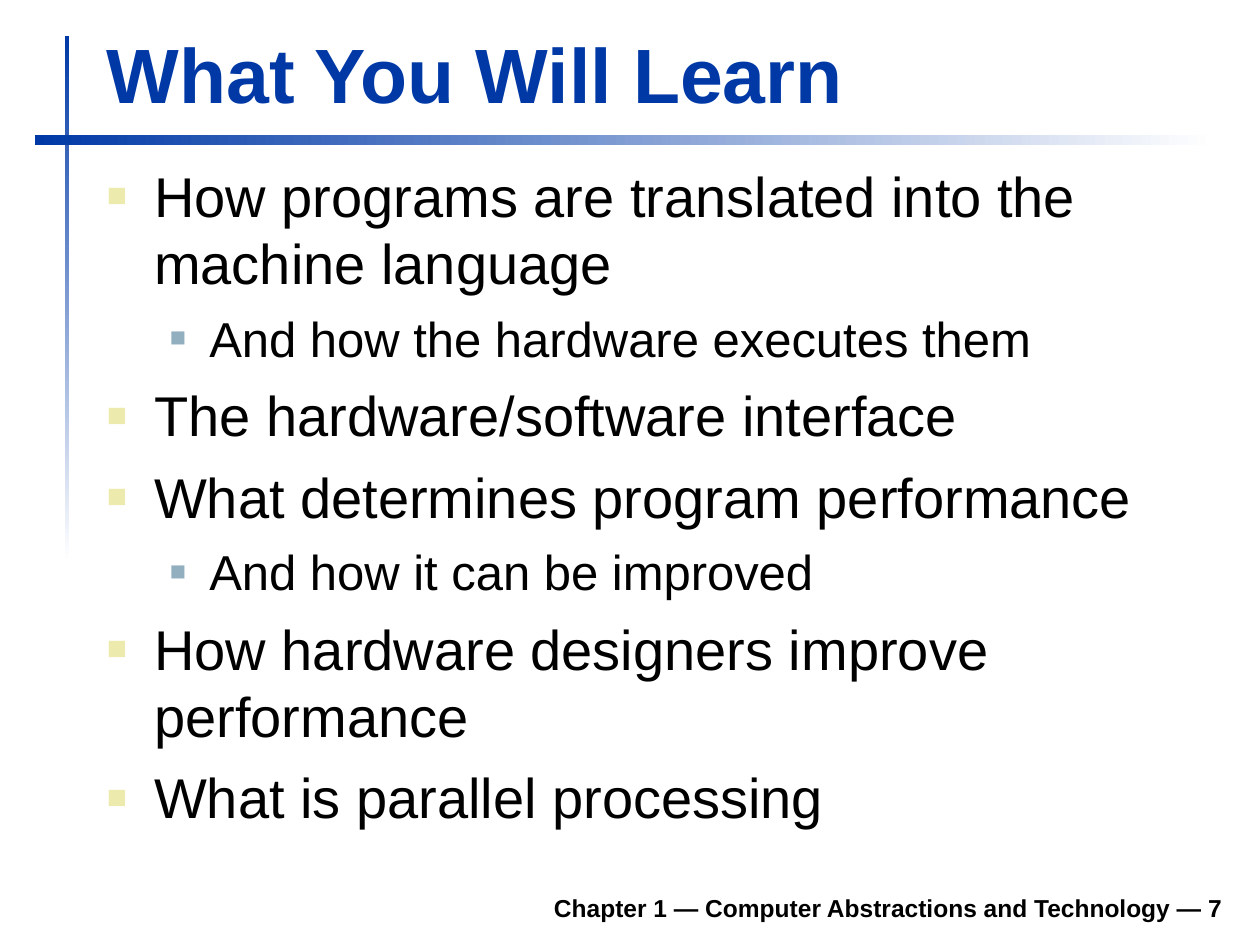
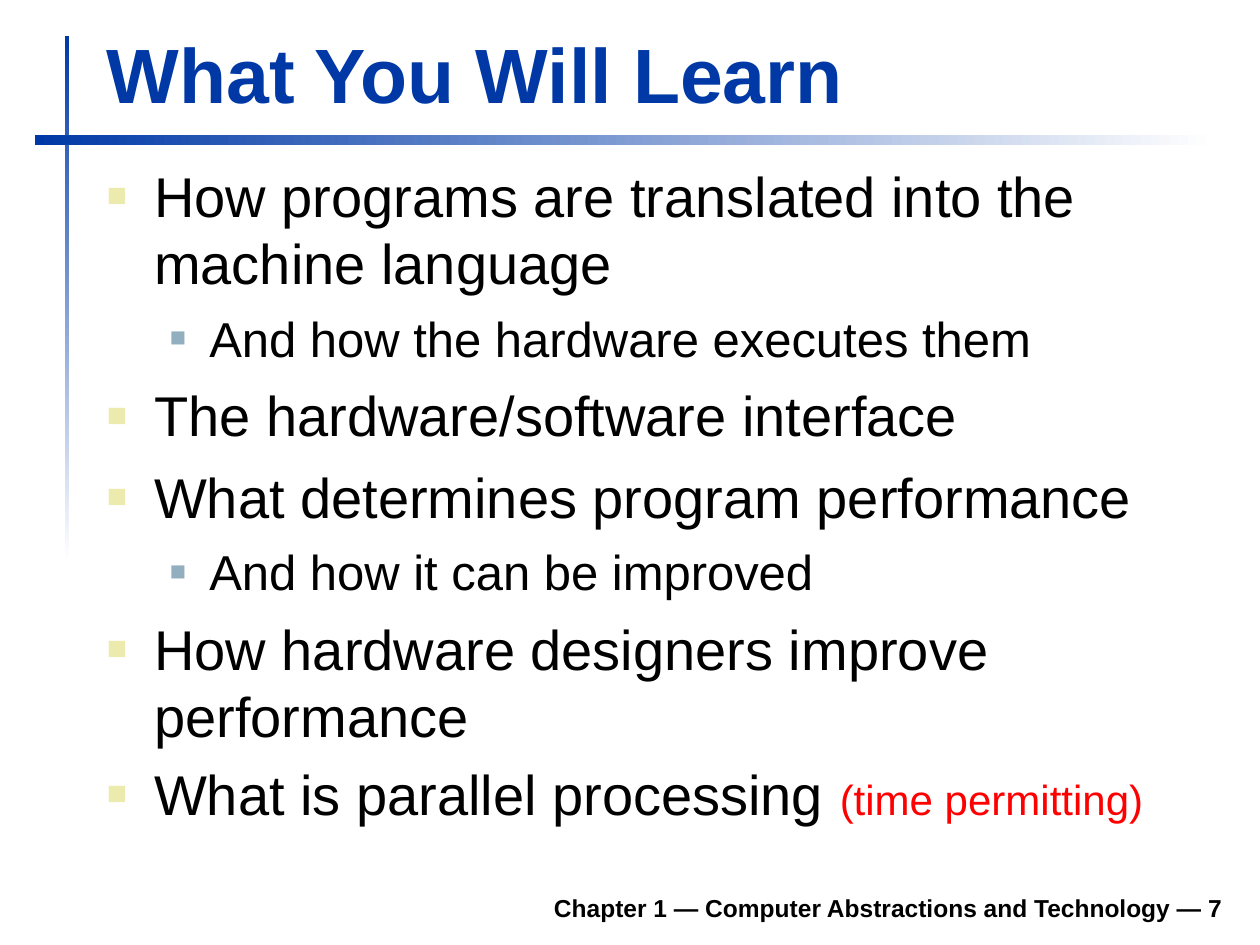
Before and after one commit to robmarano/robmarano.github.io, a slide deck: slide 7 of courses/ece251/books/patterson-hennessey/Patterson6e_MIPS_Ch01_PPT.ppt. Drawn at 1260x945 pixels with LibreOffice and Linux fonts; fonts in the diff are those of the drawing; background and template pictures are left out. Boxes give left, top, right and bottom in pixels: in the first picture for what was removed or moved away, otherwise in the second. Text is boxed around its words. In the diff, an @@ line names an element or a change of style, - is before the commit and + after.

```diff
--- a/courses/ece251/books/patterson-hennessey/Patterson6e_MIPS_Ch01_PPT.ppt
+++ b/courses/ece251/books/patterson-hennessey/Patterson6e_MIPS_Ch01_PPT.ppt
@@ text at [154,774,1143,826]: text changed @@
-■ What is parallel processing
+■ What is parallel processing (time permitting)
```
Also in this commit, not shown: 4 other slides changed, 2 other files.
